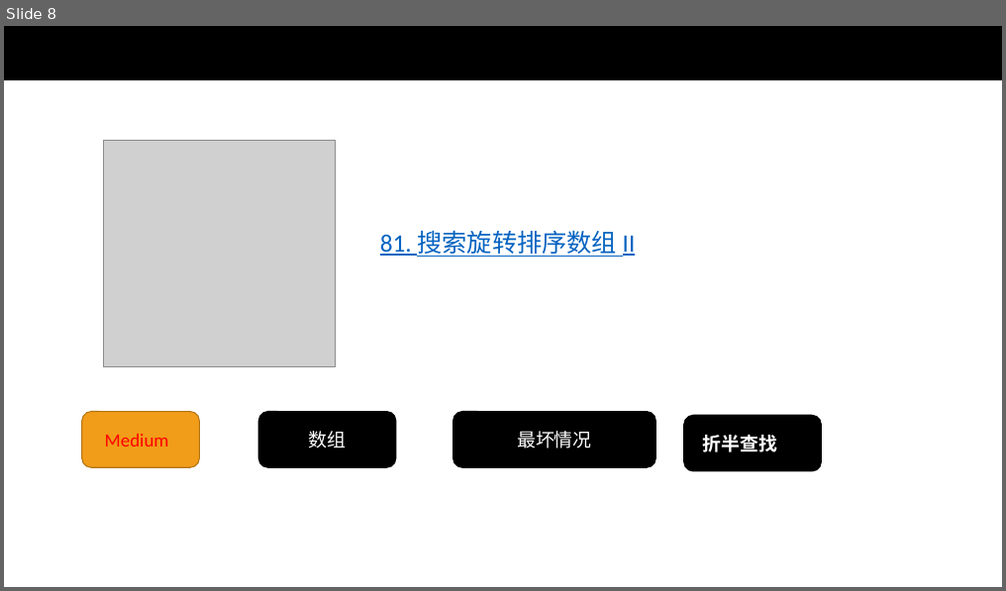
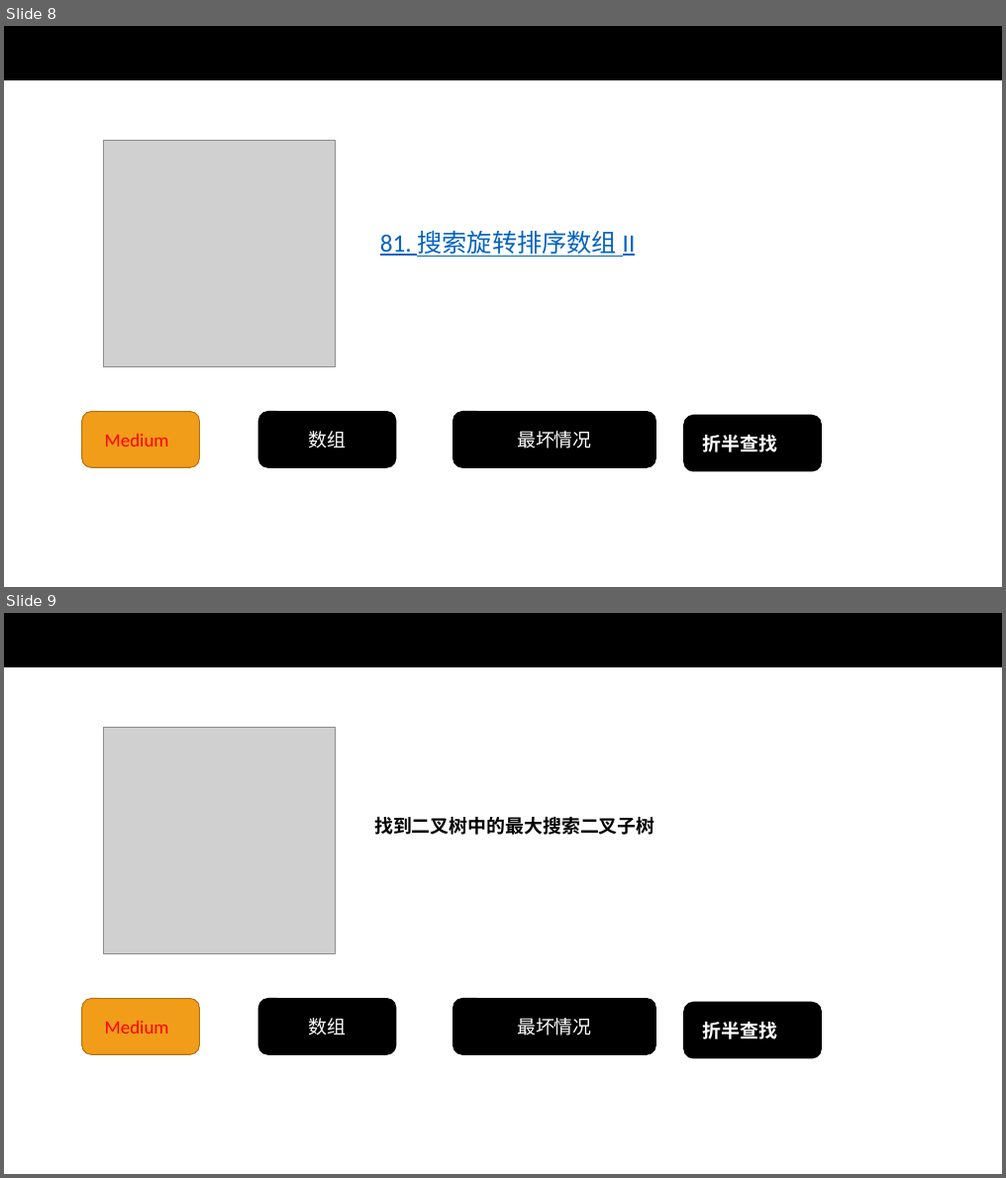
Before and after one commit to watchpoints/weekly, a slide deck: ppt/2020/leetcode.pptx. Shown one above the other, each under a label of ours: slide 8 before the commit, slides 8 and 9 after it. The pictures are 1006x591 and 1006x1178 pixels, drawn with LibreOffice and Linux fonts; fonts in the diff are those of the drawing; grey boxes stand for pictures; background and template pictures are left out. Boxes give left, top, right and bottom in pixels: in the first picture for what was removed or moved away, otherwise in the second. Text is boxed around its words. In the diff, an @@ line names an element or a change of style, - is before the commit and + after.

```diff
--- a/ppt/2020/leetcode.pptx
+++ b/ppt/2020/leetcode.pptx
@@ slide 9 added at (4, 613, 1002, 1174), background #FFFFFF; not listed: 1 template element that a slide beside it also shows @@
@@ picture added at (103, 727, 335, 955) @@
@@ text added at (374, 817, 654, 835), 18 pt, text #000000, bold @@
+找到二叉树中的最大搜索二叉子树
@@ rounded rectangle added at (82, 998, 199, 1055), fill #F19D19, outline #B27412 1 pt, 18 pt, text #FF0000 @@
+Medium
@@ rounded rectangle added at (258, 998, 395, 1055), fill #000000, outline #000000 1 pt, 18 pt, text #FFFFFF @@
+数组
@@ rounded rectangle added at (453, 998, 656, 1055), fill #000000, outline #000000 1 pt, 18 pt, text #FFFFFF @@
+最坏情况
@@ rounded rectangle added at (684, 1002, 821, 1059), fill #000000, outline #000000 1 pt, 18 pt, text #FFFFFF, bold @@
+折半查找
```
Also in this commit, not shown: 28 other files.
